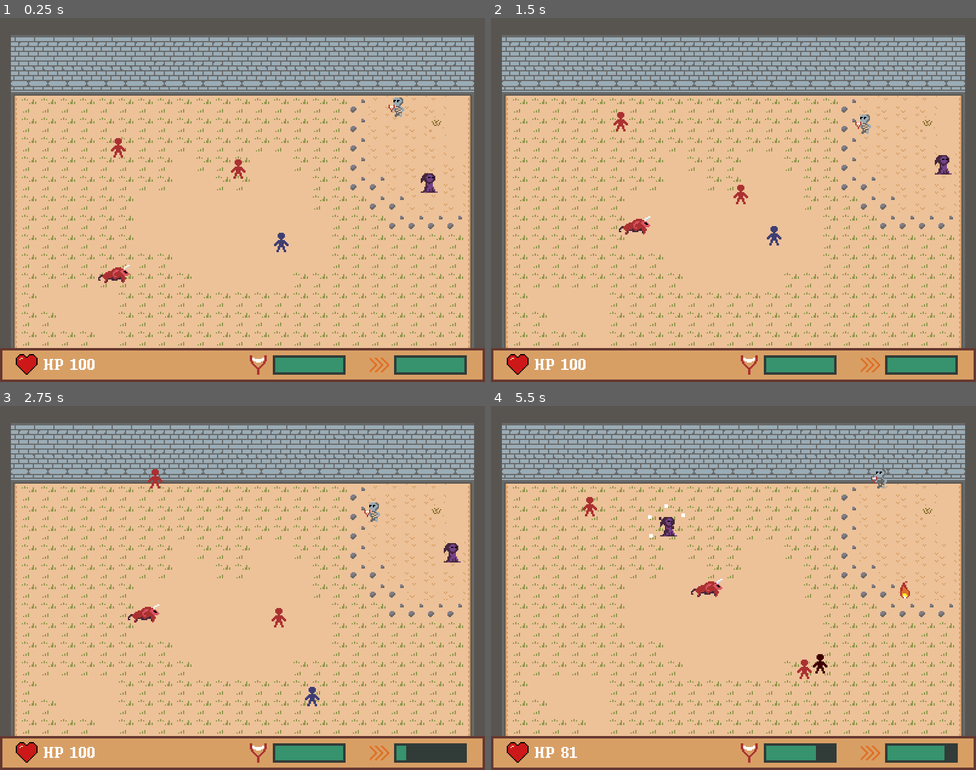
Above: before the commit, frames 1-4 (two rows, left to right).
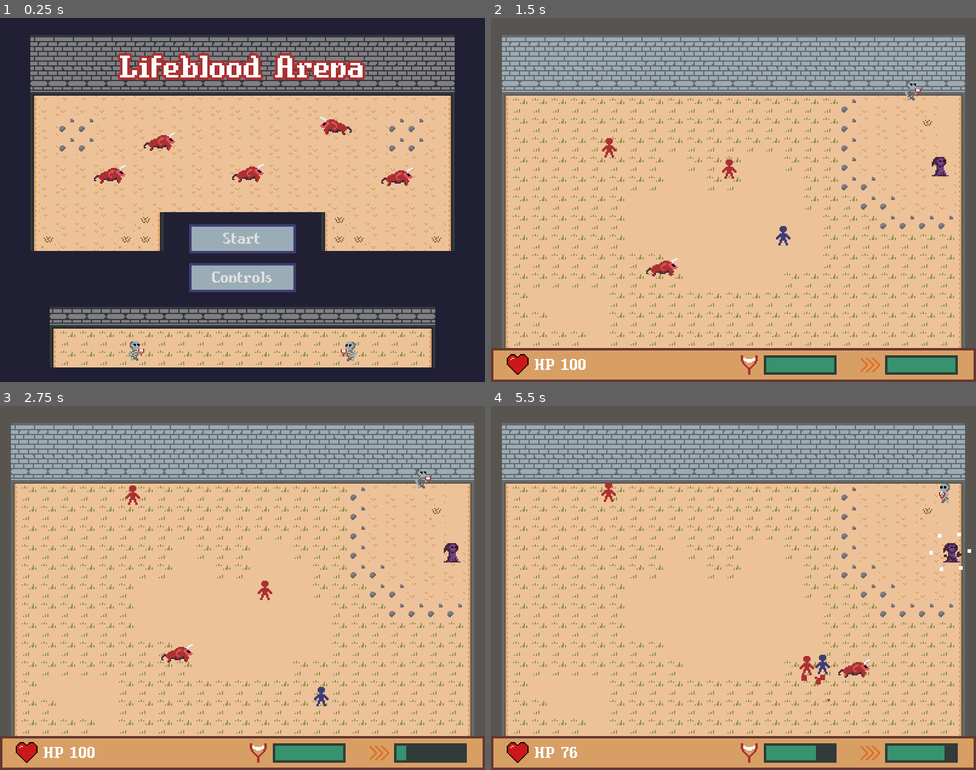
Above: after the commit, the same moments.

Repository: svntax/LD44-YLIC
Game: Godot game, scene res://Scenes/main_menu.tscn
The game is run twice, just before and just after one commit, with the same random seed, the same clock (stepped at 60 frames per second) and the same inputs. Before the commit the project starts from res://Scenes/gameplay.tscn.
Inputs (mouse positions are in pixels of both pictures, inside the frame that each line leads up to):
- Up to frame 1 (0.25 s): no input
- Up to frame 2 (1.5 s): click (733, 240) at 0.5 s, where only the run after the commit has a clickable "Start"; move the mouse to (840, 181) at 1.27 s; hold D (MOVE_RIGHT) from 1.28 s (still down); click (840, 181) at 1.35 s
- Up to frame 3 (2.75 s): move the mouse to (145, 606) at 2.02 s; release D (MOVE_RIGHT) at 2.03 s; hold S (MOVE_DOWN) from 2.03 s (still down); tap Space (DASH) at 2.1 s
- Up to frame 4 (5.5 s): move the mouse to (782, 507) at 2.77 s; release S (MOVE_DOWN) at 2.78 s; hold D (MOVE_RIGHT) 2.78-3.53 s; right-click (782, 507) at 2.85 s; move the mouse to (709, 660) at 3.52 s; hold W (MOVE_UP) 3.53-4.28 s; click (709, 660) at 3.6 s; move the mouse to (879, 642) at 4.27 s; hold Space (DASH) 4.28-5.03 s; hold A (MOVE_LEFT) from 4.28 s (still down); move the mouse to (588, 533) at 5.02 s; right-click (588, 533) at 5.1 s

The runs differ from the first frame. In frame 1, 68% of the frame differs, in the area x 0-100%, y 0-100%; in frame 2, 1.0%; in frame 3, 0.9%; in frame 4, 1.3%.

Commit message:
Re-setup for project name and starting scene.

Diff:
--- a/project.godot
+++ b/project.godot
@@ -15,8 +15,8 @@
 
 [application]
 
-config/name="LudumDare44"
-run/main_scene="res://Scenes/gameplay.tscn"
+config/name="Lifeblood Arena"
+run/main_scene="res://Scenes/main_menu.tscn"
 config/icon="res://icon.png"
 
 [autoload]
